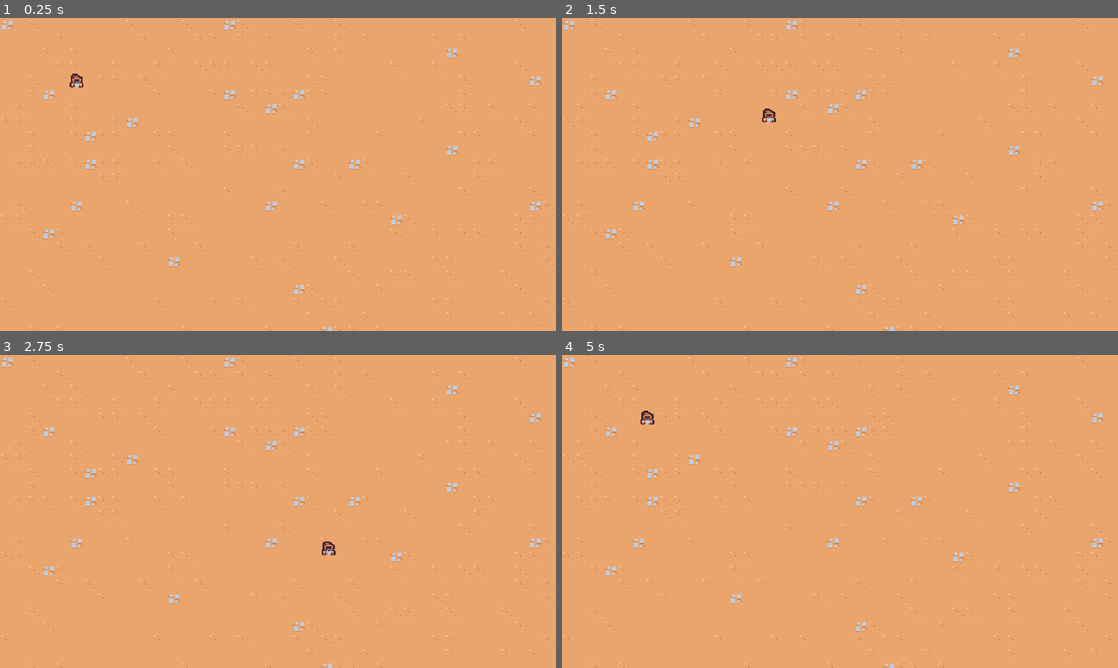
Above: before the commit, frames 1-4 (two rows, left to right).
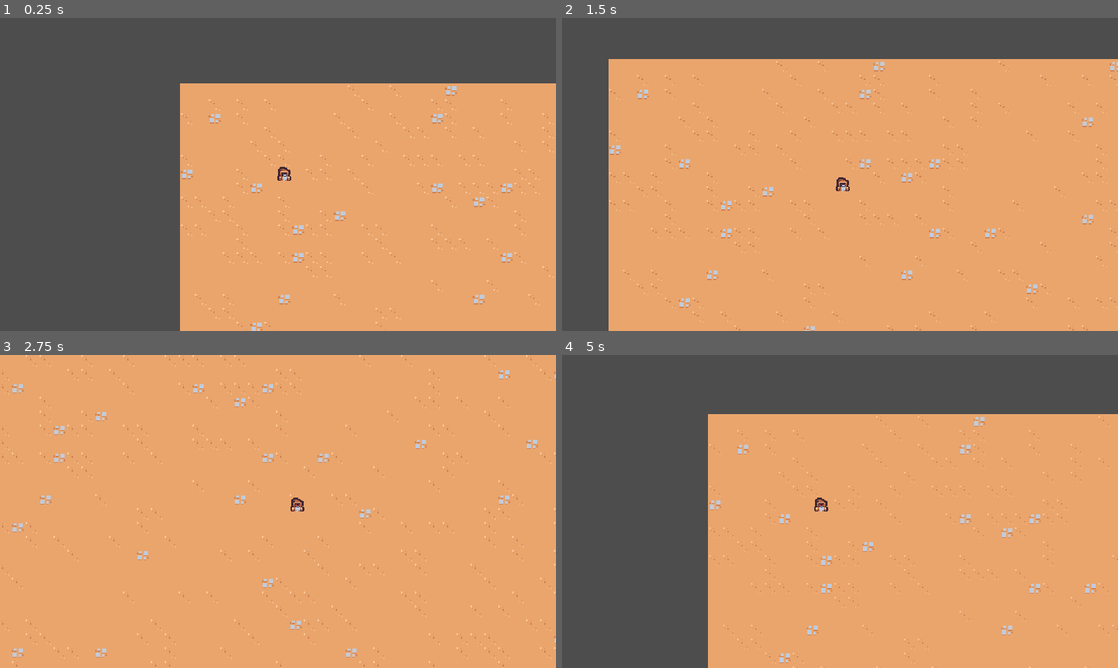
Above: after the commit, the same moments.

Repository: pH0ffmann/2DSurvivorsGame
Game: Godot game, scene res://scenes/main/main.tscn
Same seed, same stepped clock (60 frames per second), same inputs: the game is played once before the commit and once after it.
Inputs:
- Up to frame 1 (0.25 s): no input
- Up to frame 2 (1.5 s): hold D (move_right) 0.53-1.28 s; hold S (move_down) from 1.28 s (still down)
- Up to frame 3 (2.75 s): release S (move_down) at 2.03 s; hold D (move_right) from 2.03 s (still down)
- Up to frame 4 (5 s): release D (move_right) at 2.78 s; hold W (move_up) 2.78-3.53 s; hold A (move_left) from 3.53 s (still down)

The runs differ from the first frame. In frame 1, 49% of the frame differs, in the area x 0-100%, y 0-100%; in frame 2, 23%; in frame 3, 3.3%; in frame 4, 42%.

Commit message:
add camera

Diff:
--- /dev/null
+++ b/scenes/game_camera/game_camera.gd
@@ -0,0 +1,21 @@
+extends Camera2D
+
+var target_position = Vector2.ZERO
+
+
+# Called when the node enters the scene tree for the first time.
+func _ready():
+	make_current()
+
+
+# Called every frame. 'delta' is the elapsed time since the previous frame.
+func _process(delta):
+	acquire_target()
+	global_position = global_position.lerp(target_position, 1.0 - exp(-delta * 10))
+
+
+func acquire_target():
+	var player_nodes = get_tree().get_nodes_in_group("player")
+	if player_nodes.size() > 0:
+		var player = player_nodes[0]
+		target_position = player.global_position
--- /dev/null
+++ b/scenes/game_camera/game_camera.tscn
@@ -0,0 +1,6 @@
+[gd_scene load_steps=2 format=3 uid="uid://b06q8ag88rw65"]
+
+[ext_resource type="Script" path="res://scenes/game_camera/game_camera.gd" id="1_7lpuq"]
+
+[node name="GameCamera" type="Camera2D"]
+script = ExtResource("1_7lpuq")
--- a/scenes/main/main.tscn
+++ b/scenes/main/main.tscn
@@ -1,9 +1,12 @@
-[gd_scene load_steps=3 format=3 uid="uid://dlvu4ihk6cbq1"]
+[gd_scene load_steps=4 format=3 uid="uid://dlvu4ihk6cbq1"]
 
 [ext_resource type="PackedScene" uid="uid://dx8vufmis1ott" path="res://scenes/player/player.tscn" id="1_la6xl"]
 [ext_resource type="TileSet" uid="uid://cw5mdff0ots8j" path="res://resources/tileset.tres" id="1_mv0mh"]
+[ext_resource type="PackedScene" uid="uid://b06q8ag88rw65" path="res://scenes/game_camera/game_camera.tscn" id="3_u6yjy"]
 
 [node name="Main" type="Node"]
+
+[node name="GameCamera" parent="." instance=ExtResource("3_u6yjy")]
 
 [node name="TileMap" type="TileMap" parent="."]
 tile_set = ExtResource("1_mv0mh")
--- a/scenes/player/player.tscn
+++ b/scenes/player/player.tscn
@@ -6,7 +6,7 @@
 [sub_resource type="CircleShape2D" id="CircleShape2D_tvj6t"]
 radius = 5.0
 
-[node name="Player" type="CharacterBody2D"]
+[node name="Player" type="CharacterBody2D" groups=["player"]]
 script = ExtResource("1_xg37j")
 
 [node name="Sprite2D" type="Sprite2D" parent="."]
